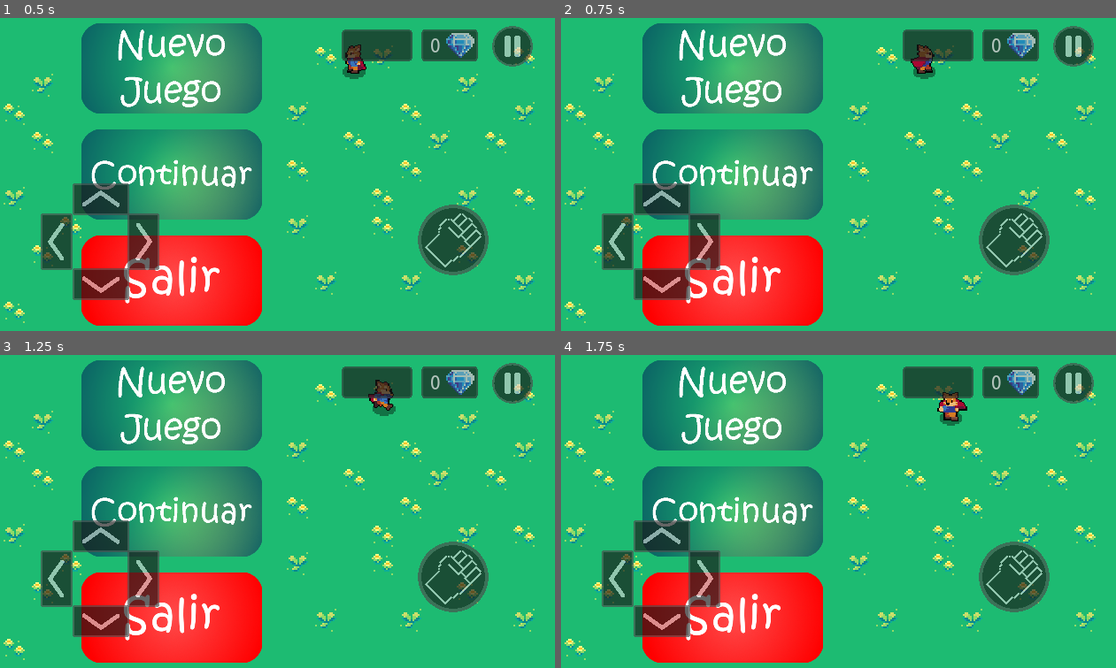
Above: before the commit, frames 1-4 (two rows, left to right).
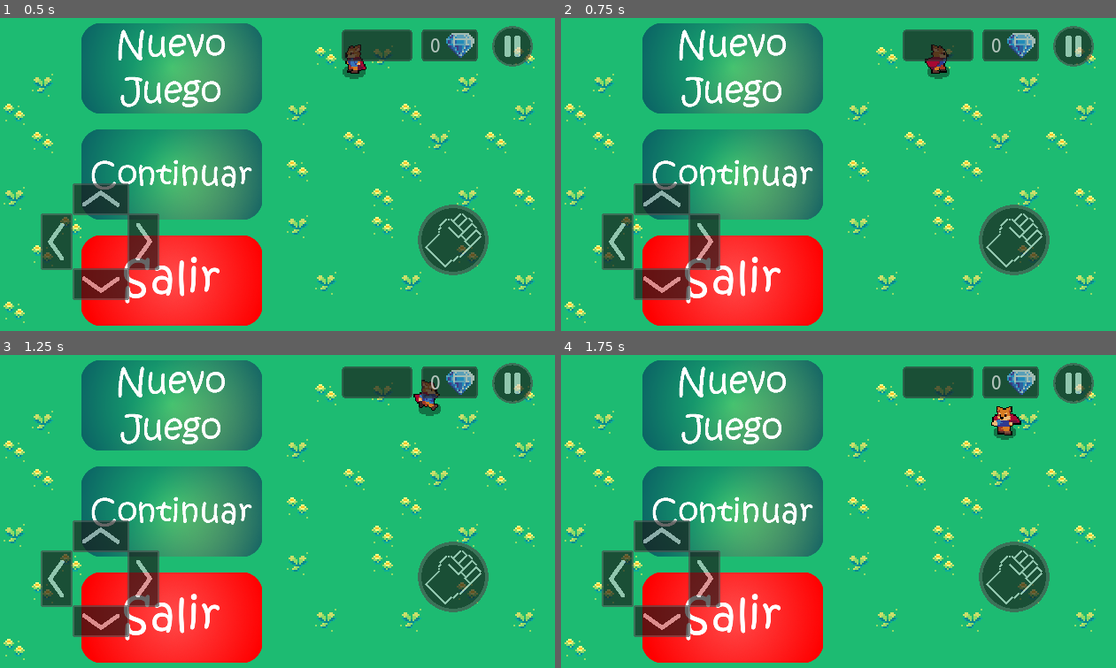
Above: after the commit, the same moments.

Repository: JaxE216/Tesis
Game: Godot game, scene res://Niveles/Menu.tscn
Two runs of this game, one before a commit and one after it. Both use one fixed random seed, a clock stepped at 60 frames per second and the inputs below.
Inputs:
- Up to frame 1 (0.5 s): no input
- Up to frame 2 (0.75 s): tap Enter at 0.5 s; hold Right (ui_right) from 0.53 s (still down); tap Space (atacar) at 0.6 s
- Up to frame 3 (1.25 s): keep holding Right (ui_right)
- Up to frame 4 (1.75 s): release Right (ui_right) at 1.28 s; hold Down (ui_down) from 1.28 s (still down); tap Space (atacar) at 1.35 s

Frame 1 is identical in both runs. In frame 2, 0.6% of the frame differs, in the area x 62-71%, y 8-20%; in frame 3, 0.7%; in frame 4, 0.8%, in the area x 67-83%, y 11-28%.

Commit message:
Error fixing

Diff:
--- a/Codigo/Escenas/ArbolDiamante.tscn
+++ b/Codigo/Escenas/ArbolDiamante.tscn
@@ -27,7 +27,7 @@
 [node name="DiamanteCaido" parent="." instance=ExtResource( 3 )]
 visible = false
 position = Vector2( 0, 24 )
-frame = 2
+frame = 0
 
 [node name="HitBoxArbol" parent="." instance=ExtResource( 5 )]
 
--- a/Codigo/Escenas/Scripts/ArbolDiamante.gd
+++ b/Codigo/Escenas/Scripts/ArbolDiamante.gd
@@ -10,14 +10,17 @@
 	return "ArbolDiamante"
 
 func tirarDiamante():
+	print('tirado')
 	get_node("DiamanteCaido").show()
 	get_node("ArbolDiamante").hide()
 	get_node("ArbolSinDiamante").show()
 
 	get_node("DiamanteCaido").enArbol = false
-	get_node("HitBoxArbol").queue_free()
 
+	if get_node("DiamanteCaido").recogido:
+		get_node("DiamanteCaido").queue_free()
 
 func _on_HitBoxArbol_area_entered(area):
 	if area.name != 'HitBoxDiamante' and area.name != 'hurtBoxJugador':
+		get_node("HitBoxArbol").queue_free()
 		tirarDiamante()
--- a/Codigo/Escenas/Scripts/ArbolLlave.gd
+++ b/Codigo/Escenas/Scripts/ArbolLlave.gd
@@ -34,7 +34,6 @@
 	if area.name != 'HitBoxLlave' and area.name != 'hurtBoxJugador':
 		match tipo:
 			'dorada':
-		#		yield(get_tree().create_timer(0.6), "timeout")
 				tirarLlave("LlaveCaidaD", "ArbolLlaveD")
 			'roja':
 				tirarLlave("LlaveCaidaR", "ArbolLlaveR")
--- a/Codigo/Escenas/Scripts/LogicaLlave.gd
+++ b/Codigo/Escenas/Scripts/LogicaLlave.gd
@@ -13,7 +13,11 @@
 func recoger(body):
 	if body.name == 'jugador':
 		Checkpoints.reaparicion = global_position
-		SaveScript.level_data[get_node(".").get_parent().name][get_node(".").name] = true
+
+		if 'Nivel' in get_node(".").get_parent().name:
+			SaveScript.level_data[get_node(".").get_parent().name][get_node(".").name] = true
+		else:
+			SaveScript.level_data[get_node(".").get_parent().get_parent().name][get_node(".").get_parent().name] = true
 
 		body.recogerLlave(tipoLlave)
 
--- a/Codigo/Escenas/Scripts/SaveScript.gd
+++ b/Codigo/Escenas/Scripts/SaveScript.gd
@@ -79,7 +79,7 @@
 				"arbolDiamante_5_2" : false,
 				"LlaveDorada" : false,
 				"LlavePlata" : false,
-				"arbolLlaveD" : false,
+				"arbolLlaveR" : false,
 				"PuertaChiquitaP" : false,
 				"PuertaChiquitaD" : false,
 				"PuertaDorada" : false,
@@ -91,7 +91,7 @@
 				"arbolDiamante_6_1" : false,
 				"arbolDiamante_6_2" : false,
 				"Diamante_6_3" : false,
-				"LlaveDorada" : false,
+				"LlaveRoja" : false,
 				"LlavePlata" : false,
 				"arbolLlaveD" : false,
 				"PuertaChiquitaP" : false,
@@ -107,9 +107,9 @@
 				"Diamante_7_3" : false,
 				"LlaveDorada" : false,
 				"LlavePlata" : false,
-				"arbolLlaveD" : false,
-				"PuertaChiquitaP" : false,
-				"PuertaChiquitaD" : false,
+				"LlaveRoja" : false,
+				"PuertaChiquitaP" : false,
+				"PuertaChiquitaR" : false,
 				"PuertaDorada" : false,
 				"PuertaRoja" : false,
 				"PuertaPlata" : false
@@ -122,8 +122,8 @@
 				"arbolDiamante_8_4" : false,
 				"LlaveDorada" : false,
 				"LlavePlata" : false,
-				"arbolLlaveD" : false,
-				"PuertaChiquitaP" : false,
+				"LlaveRoja" : false,
+				"PuertaChiquitaR" : false,
 				"PuertaChiquitaD" : false,
 				"PuertaDorada" : false,
 				"PuertaRoja" : false,
@@ -214,7 +214,7 @@
 			"arbolDiamante_5_2" : false,
 			"LlaveDorada" : false,
 			"LlavePlata" : false,
-			"arbolLlaveD" : false,
+			"arbolLlaveR" : false,
 			"PuertaChiquitaP" : false,
 			"PuertaChiquitaD" : false,
 			"PuertaDorada" : false,
@@ -226,7 +226,7 @@
 			"arbolDiamante_6_1" : false,
 			"arbolDiamante_6_2" : false,
 			"Diamante_6_3" : false,
-			"LlaveDorada" : false,
+			"LlaveRoja" : false,
 			"LlavePlata" : false,
 			"arbolLlaveD" : false,
 			"PuertaChiquitaP" : false,
@@ -242,9 +242,9 @@
 			"Diamante_7_3" : false,
 			"LlaveDorada" : false,
 			"LlavePlata" : false,
-			"arbolLlaveD" : false,
-			"PuertaChiquitaP" : false,
-			"PuertaChiquitaD" : false,
+			"LlaveRoja" : false,
+			"PuertaChiquitaP" : false,
+			"PuertaChiquitaR" : false,
 			"PuertaDorada" : false,
 			"PuertaRoja" : false,
 			"PuertaPlata" : false
@@ -257,8 +257,8 @@
 			"arbolDiamante_8_4" : false,
 			"LlaveDorada" : false,
 			"LlavePlata" : false,
-			"arbolLlaveD" : false,
-			"PuertaChiquitaP" : false,
+			"LlaveRoja" : false,
+			"PuertaChiquitaR" : false,
 			"PuertaChiquitaD" : false,
 			"PuertaDorada" : false,
 			"PuertaRoja" : false,
--- a/Codigo/Escenas/Scripts/diamante_escene.gd
+++ b/Codigo/Escenas/Scripts/diamante_escene.gd
@@ -20,12 +20,13 @@
 
 	SaveScript.save_data()
 
-	get_node(".").queue_free()
+	if !enArbol:
+		get_node(".").queue_free()
 
 func get_class():
 	return "Diamante"
 
 func _on_HitBoxDiamante_area_entered(area):
-	print(area.name)
 	if area.name == 'hurtBoxJugador':
 		recoger()
+		# if get_node(".").get_parent()
--- a/Codigo/Escenas/Scripts/logicaNiveles.gd
+++ b/Codigo/Escenas/Scripts/logicaNiveles.gd
@@ -21,13 +21,16 @@
 					node.tirarDiamante()
 					node.get_node("DiamanteCaido").queue_free()
 				'ArbolLlave':
-					node.tirarLlave()
+					print(node.name)
 					match(node.name):
-						"ArbolLlaveD":
+						"arbolLlaveD":
+							node.tirarLlave("LlaveCaidaD", "ArbolLlaveD")
 							node.get_node("LlaveCaidaD").queue_free()
-						"ArbolLlaveP":
+						"arbolLlaveP":
+							node.tirarLlave("LlaveCaidaP", "ArbolLlaveP")
 							node.get_node("LlaveCaidaP").queue_free()
-						"ArbolLlaveR":
+						"arbolLlaveR":
+							node.tirarLlave("LlaveCaidaR", "ArbolLlaveR")
 							node.get_node("LlaveCaidaR").queue_free()
 				_:
 					node.queue_free()
@@ -84,7 +87,7 @@
 
 							get_tree().change_scene("res://Niveles/Nivel_7.tscn")
 					'Nivel_7':
-						if colisionJugador.tipoPuerta == 'PuertaDorada' and colisionJugador.abierto:
+						if colisionJugador.tipoPuerta == 'PuertaRoja' and colisionJugador.abierto:
 							reiniciar_datos()
 							SaveScript.game_data.nivel = "Nivel_8.tscn"
 							SaveScript.save_data()
--- a/Codigo/Escenas/diamante_escene.tscn
+++ b/Codigo/Escenas/diamante_escene.tscn
@@ -11,7 +11,7 @@
 scale = Vector2( 0.7, 0.7 )
 frames = ExtResource( 1 )
 animation = "diamante"
-frame = 5
+frame = 2
 playing = true
 script = ExtResource( 2 )
 
--- a/Codigo/Niveles/Nivel_2.tscn
+++ b/Codigo/Niveles/Nivel_2.tscn
@@ -125,17 +125,14 @@
 
 [node name="Diamante_2_0" parent="." groups=["Guardados"] instance=ExtResource( 5 )]
 position = Vector2( 29, 272 )
-frame = 4
+frame = 5
 
 [node name="Diamante_2_1" parent="." groups=["Guardados"] instance=ExtResource( 5 )]
 position = Vector2( 314, 258 )
-frame = 4
+frame = 5
 
 [node name="arbolDiamante_2_2" parent="." groups=["Guardados"] instance=ExtResource( 6 )]
 position = Vector2( 536, 424 )
-
-[node name="DiamanteCaido" parent="arbolDiamante_2_2" index="3"]
-frame = 3
 
 [node name="LlaveDorada" parent="." groups=["Guardados"] instance=ExtResource( 9 )]
 position = Vector2( 920, 70 )
--- a/Codigo/Niveles/Nivel_3.tscn
+++ b/Codigo/Niveles/Nivel_3.tscn
@@ -119,11 +119,9 @@
 
 [node name="Diamante_3_0" parent="." groups=["Guardados"] instance=ExtResource( 6 )]
 position = Vector2( 439, 130 )
-frame = 1
 
 [node name="Diamante_3_1" parent="." groups=["Guardados"] instance=ExtResource( 6 )]
 position = Vector2( 24, 583 )
-frame = 1
 
 [node name="arbolDiamante_3_2" parent="." groups=["Guardados"] instance=ExtResource( 5 )]
 position = Vector2( 312, 408 )
--- a/Codigo/Niveles/Nivel_4.tscn
+++ b/Codigo/Niveles/Nivel_4.tscn
@@ -195,3 +195,6 @@
 cell_size = Vector2( 16, 16 )
 format = 1
 tile_data = PoolIntArray( 3538948, 1, 0, 3670020, 0, 0, 3801092, 1, 0, 3932164, 0, 0, 4063236, 1, 0, 4194304, 0, 0, 4194306, 1, 0, 4194308, 0, 0 )
+
+[node name="PosInicial" type="Position2D" parent="."]
+position = Vector2( 1033, 56 )
--- a/Codigo/Niveles/Nivel_5.tscn
+++ b/Codigo/Niveles/Nivel_5.tscn
@@ -8,7 +8,7 @@
 [ext_resource path="res://Personajes/Jugador.tscn" type="PackedScene" id=6]
 [ext_resource path="res://Escenas/LlavePlata.tscn" type="PackedScene" id=7]
 [ext_resource path="res://Escenas/LlaveDorada.tscn" type="PackedScene" id=8]
-[ext_resource path="res://Escenas/ArbolLlaveD.tscn" type="PackedScene" id=9]
+[ext_resource path="res://Escenas/ArbolLlaveR.tscn" type="PackedScene" id=9]
 [ext_resource path="res://Niveles/tilesPuerta.tres" type="TileSet" id=10]
 [ext_resource path="res://Escenas/Puerta_Red.tscn" type="PackedScene" id=11]
 [ext_resource path="res://Escenas/Puerta_Silver.tscn" type="PackedScene" id=12]
@@ -84,7 +84,7 @@
 
 [node name="Diamante_5_1" parent="." groups=["Guardados"] instance=ExtResource( 5 )]
 position = Vector2( 887, 17 )
-frame = 4
+frame = 1
 
 [node name="arbolDiamante_5_2" parent="." groups=["Guardados"] instance=ExtResource( 4 )]
 position = Vector2( 716, 446 )
@@ -179,8 +179,11 @@
 [node name="Enemigo9" parent="Enemigos" instance=ExtResource( 17 )]
 position = Vector2( 259, 514 )
 
-[node name="arbolLlaveD" parent="." groups=["Guardados"] instance=ExtResource( 9 )]
+[node name="arbolLlaveR" parent="." groups=["Guardados"] instance=ExtResource( 9 )]
 position = Vector2( 1026, 26 )
 
 [node name="jugador" parent="." instance=ExtResource( 6 )]
 position = Vector2( 1027, 451 )
+
+[node name="PosInicial" type="Position2D" parent="."]
+position = Vector2( 1027, 447 )
--- a/Codigo/Niveles/Nivel_6.tscn
+++ b/Codigo/Niveles/Nivel_6.tscn
@@ -91,6 +91,7 @@
 
 [node name="Diamante_6_3" parent="." groups=["Guardados"] instance=ExtResource( 5 )]
 position = Vector2( 49, 429 )
+frame = 3
 
 [node name="ArbolRama" parent="." instance=ExtResource( 17 )]
 position = Vector2( 665, 520 )
@@ -165,4 +166,4 @@
 tile_data = PoolIntArray( 1507454, 1, 0, 1638526, 0, 0, 1769598, 1, 0, 1900670, 0, 0, 2031742, 1, 0, 2162814, 0, 0, 2162816, 1, 0, 2162818, 0, 0 )
 
 [node name="PosInicial" type="Position2D" parent="."]
-position = Vector2( 483, 175 )
+position = Vector2( 824, 590 )
--- a/Codigo/Niveles/Nivel_7.tscn
+++ b/Codigo/Niveles/Nivel_7.tscn
@@ -117,7 +117,7 @@
 
 [node name="Diamante_7_3" parent="." groups=["Guardados"] instance=ExtResource( 5 )]
 position = Vector2( 164, 543 )
-frame = 2
+frame = 6
 
 [node name="ArbolRama" parent="." instance=ExtResource( 17 )]
 position = Vector2( 249, 152 )
@@ -169,13 +169,13 @@
 [node name="jugador" parent="." instance=ExtResource( 6 )]
 position = Vector2( 21, 206 )
 
-[node name="PuertaRoja" parent="." groups=["Guardados"] instance=ExtResource( 12 )]
+[node name="PuertaDorada" parent="." groups=["Guardados"] instance=ExtResource( 14 )]
 position = Vector2( 1040, 468 )
 
 [node name="PuertaPlata" parent="." groups=["Guardados"] instance=ExtResource( 13 )]
 position = Vector2( 1040, 496 )
 
-[node name="PuertaDorada" parent="." groups=["Guardados"] instance=ExtResource( 14 )]
+[node name="PuertaRoja" parent="." groups=["Guardados"] instance=ExtResource( 12 )]
 position = Vector2( 1040, 524 )
 
 [node name="objsPuerta" type="TileMap" parent="."]
@@ -186,4 +186,4 @@
 tile_data = PoolIntArray( 3604606, 1, 0, 3735678, 0, 0, 3866750, 1, 0, 3997822, 0, 0, 4128894, 1, 0, 4259966, 0, 0, 4259968, 1, 0, 4259970, 0, 0 )
 
 [node name="PosInicial" type="Position2D" parent="."]
-position = Vector2( 40, 202 )
+position = Vector2( 24, 202 )
--- a/Codigo/Personajes/Scripts/jugador.gd
+++ b/Codigo/Personajes/Scripts/jugador.gd
@@ -74,7 +74,7 @@
 
 		estadoAnimacion.travel("correr")
 
-		velocidad = vector_entrada * 64
+		velocidad = vector_entrada * 64 * 2.5
 	else:
 		estadoAnimacion.travel("quieto")
 		velocidad = Vector2.ZERO * delta
